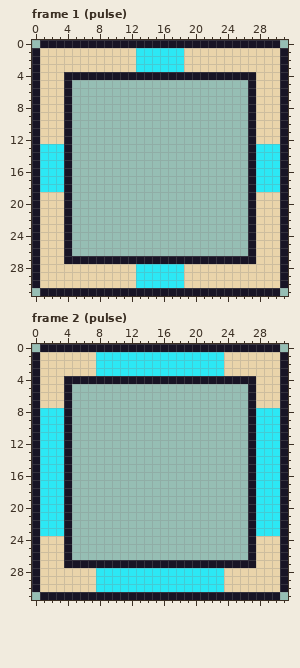
Two versions of one pixel-art file, art/ui/ui-shop-focus.aseprite. The picture above is the old version.
32x32 pixels, 2 frames. Shown: frame 1 (pulse), frame 2 (pulse).
New version:
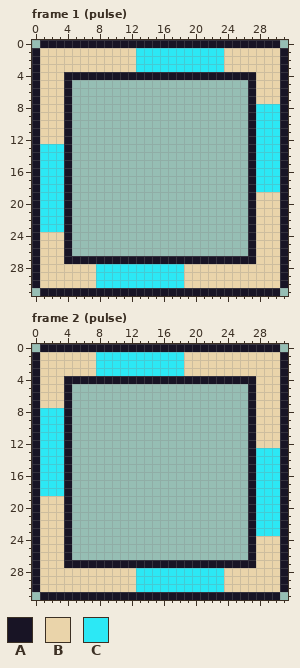
Palette (. is transparent): A #181425  B #ead4aa  C #2ce8f5
Changes in this commit:
Frame 1 (pulse):
The author changed colour B to colour C in rows 1 to 3 at x 19 to 23; in rows 8 to 12 at x 28 to 30; in rows 19 to 23 at x 1 to 3; in rows 28 to 30 at x 8 to 12.
Frame 2 (pulse):
The author changed colour C to colour B in rows 1 to 3 at x 19 to 23; in rows 8 to 12 at x 28 to 30; in rows 19 to 23 at x 1 to 3; in rows 28 to 30 at x 8 to 12.
